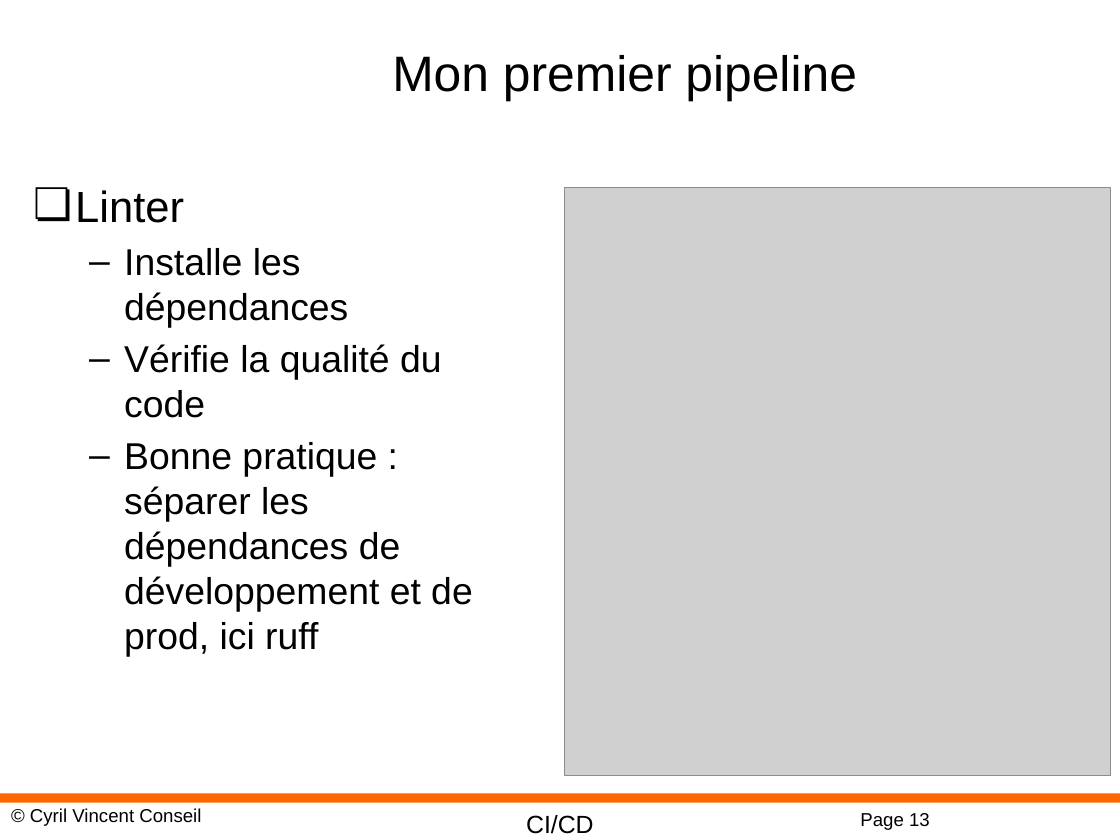
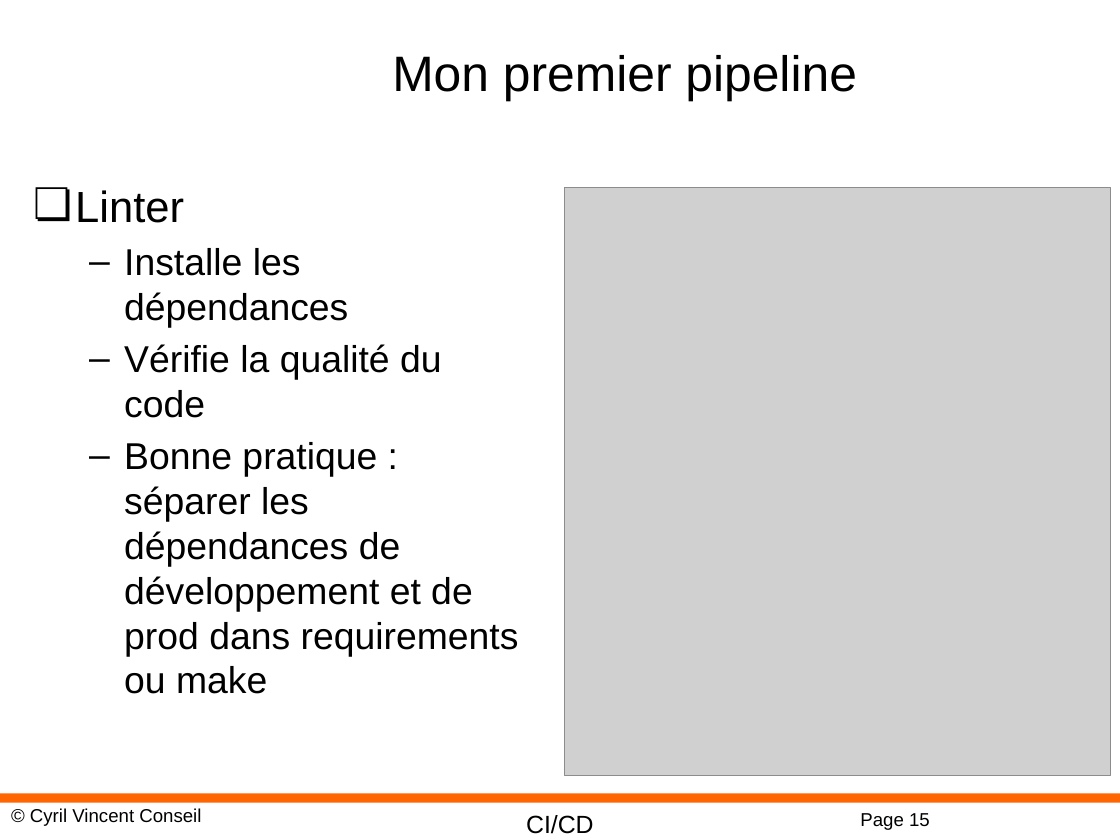
Before and after one commit to cyrilvincent/cicd, a slide deck: slide 15 of ppt/CICD08-FirstPipeline.pptx (slide 13 before the commit). Drawn at 1120x840 pixels with LibreOffice and Linux fonts; fonts in the diff are those of the drawing; grey boxes stand for pictures; background and template pictures are left out. Boxes give left, top, right and bottom in pixels: in the first picture for what was removed or moved away, otherwise in the second. Text is boxed around its words. In the diff, an @@ line names an element or a change of style, - is before the commit and + after.

```diff
--- a/ppt/CICD08-FirstPipeline.pptx
+++ b/ppt/CICD08-FirstPipeline.pptx
@@ text at box(124, 442, 519, 694): text changed @@
-  – Bonne pratique : séparer les dépendances de développement et de prod, ici ruff
+  – Bonne pratique : séparer les dépendances de développement et de prod dans requirements ou make
@@ page number at box(860, 813, 930, 830): text changed @@
-Page 13
+Page 15
```
Also in this commit, not shown: 2 slides added, 17 other files.
